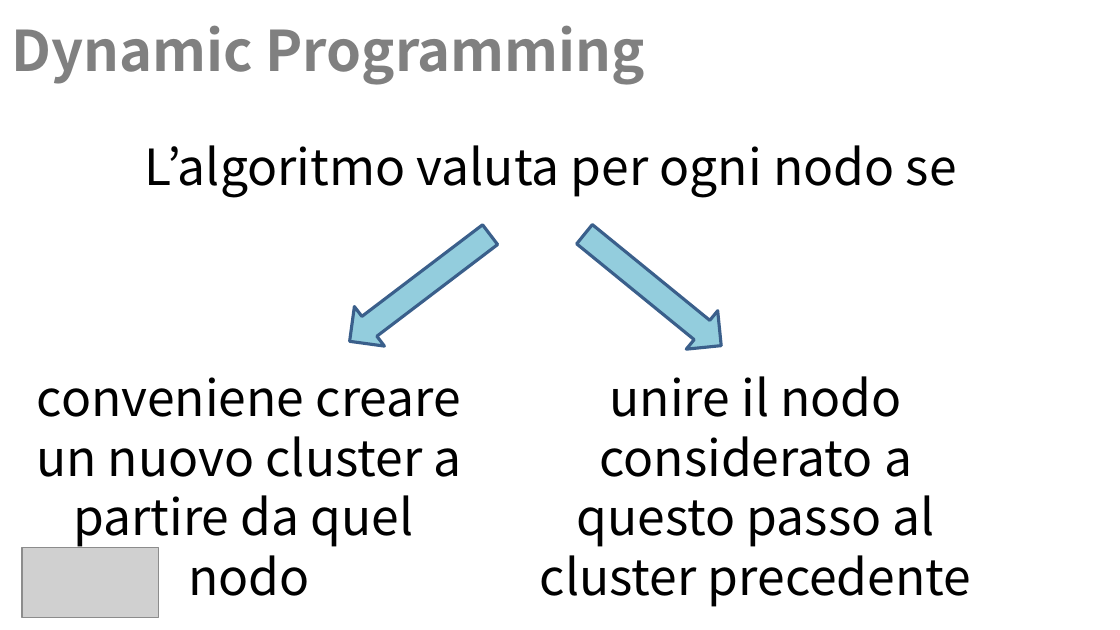
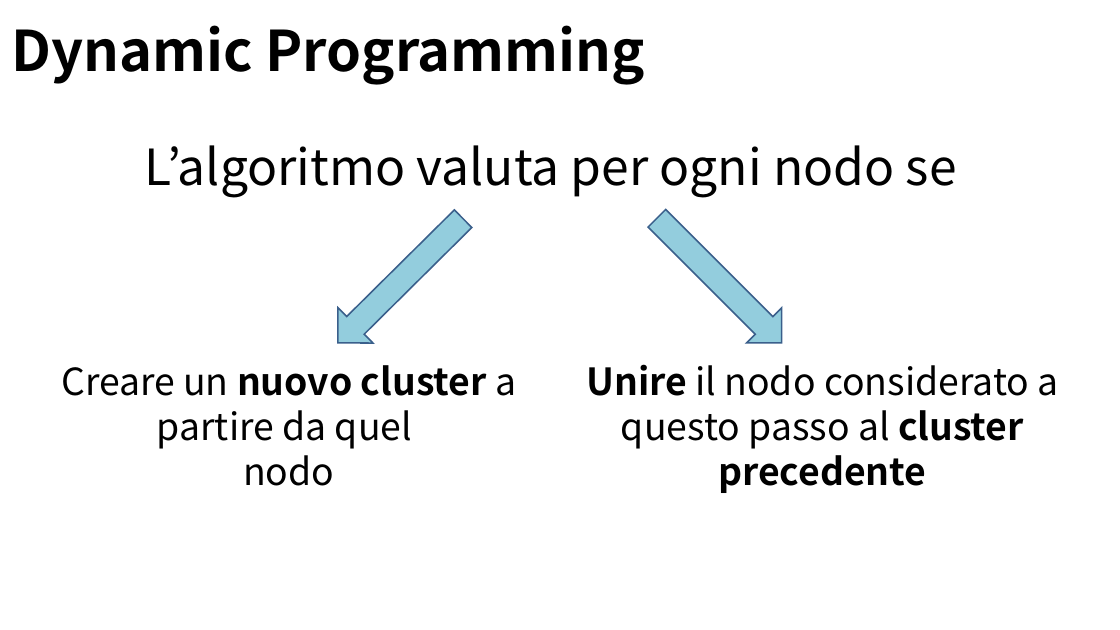
Before and after one commit to Navypowder/DP-P-project, a slide deck: slide 6 of Presentation/Towards_Identity_Anonymization_on_graph(K-degree anonymization).pptx. Drawn at 1120x630 pixels with LibreOffice and Linux fonts; fonts in the diff are those of the drawing; grey boxes stand for pictures; background and template pictures are left out. Boxes give left, top, right and bottom in pixels: in the first picture for what was removed or moved away, otherwise in the second. Text is boxed around its words. In the diff, an @@ line names an element or a change of style, - is before the commit and + after.

```diff
--- a/Presentation/Towards_Identity_Anonymization_on_graph(K-degree anonymization).pptx
+++ b/Presentation/Towards_Identity_Anonymization_on_graph(K-degree anonymization).pptx
@@ title "Dynamic Programming" at (11,25,645,85): text colour #808080 to #000000 @@
@@ left arrow at (321,202,480,360): outline #3A5F8C 2 pt to #3A5F8C 1 pt; rotation 322 to 315 degrees @@
@@ left arrow at (639,200,798,360): outline #3A5F8C 2 pt to #3A5F8C 1 pt; rotation 219 to 225 degrees @@
@@ text "Creare un nuovo cluster a ...": place and size @@
-text "Creare un nuovo cluster a ..." at (36,377,462,596)
+text "Creare un nuovo cluster a ..." at (61,365,516,486)
@@ text at (61,365,516,449): text changed; size 32 to 24 pt @@
-conveniene creare un nuovo cluster a partire da quel
+Creare un nuovo cluster a partire da quel
@@ text at (586,364,1059,493): text changed; size 32 to 24 pt @@
-unire il nodo considerato a questo passo al cluster precedente
+Unire il nodo considerato a questo passo al cluster precedente
@@ text at (243,455,334,486): size 32 to 24 pt in "nodo" @@
@@ picture removed at (22,548,159,618) @@
```
Also in this commit, not shown: 21 other slides changed, 1 slide added.
